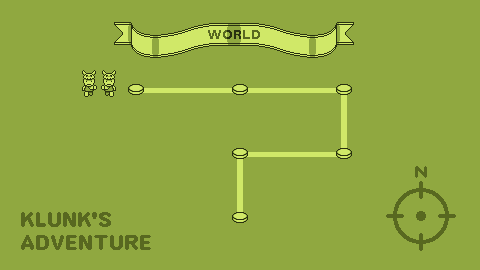
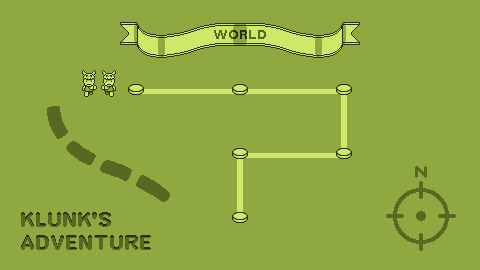
Comparing the layer stacks of the two w=480, h=270 images. Changes:
added layer "Klunk #1" above "KLUNK'S ..." over [21, 212, 151, 249]
painted on "Klunk" over [89, 93, 109, 96]
painted on "World" over [208, 30, 266, 39]
painted on "Banner" over [114, 22, 360, 58]
painted on "Path" over [47, 88, 338, 222]
